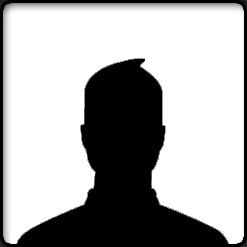
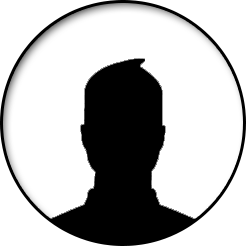
Before/after of a 247×247 layered artwork. What changed in the layer stack:
added layer "Ellipse 1" in group "Foto" over (0, 0, 246, 246)
hid "Foto" (2nd of 2, in "Foto") over (0, 0, 247, 247)
removed layer "Layer 1" over (0, 0, 247, 247)
